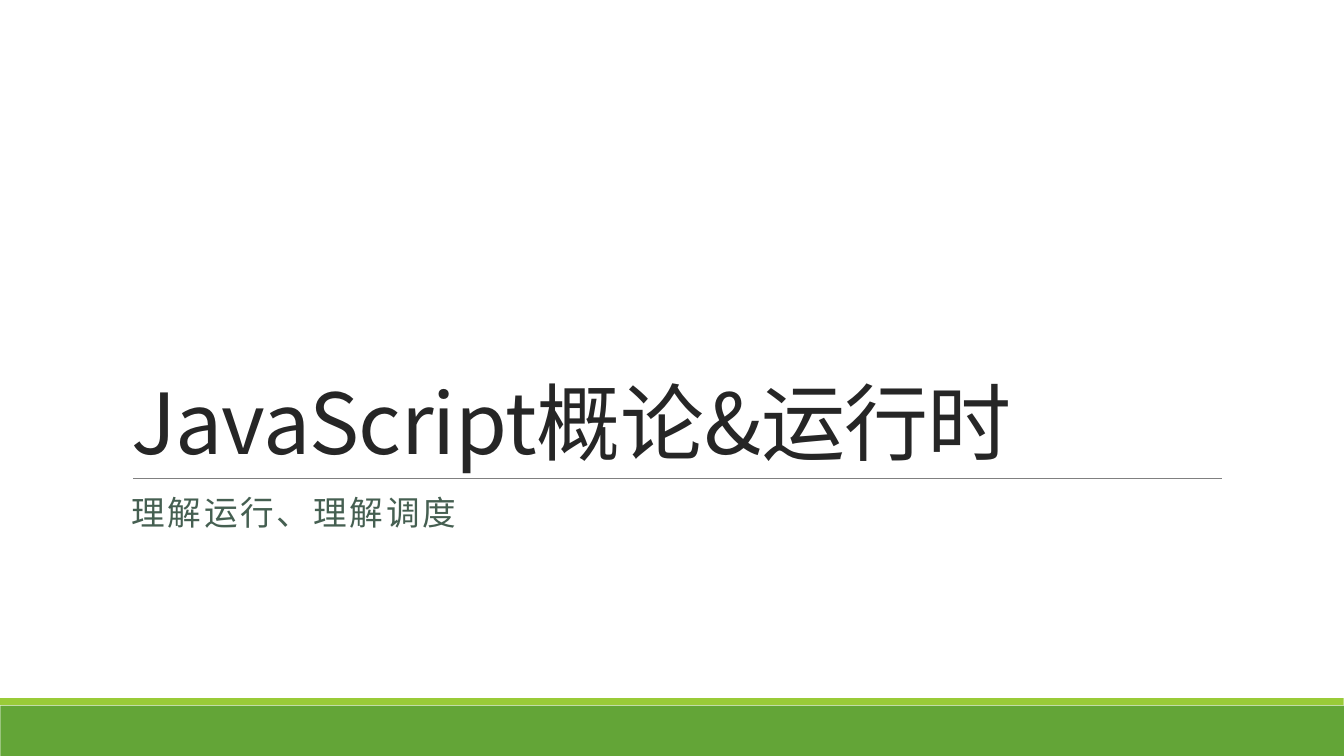
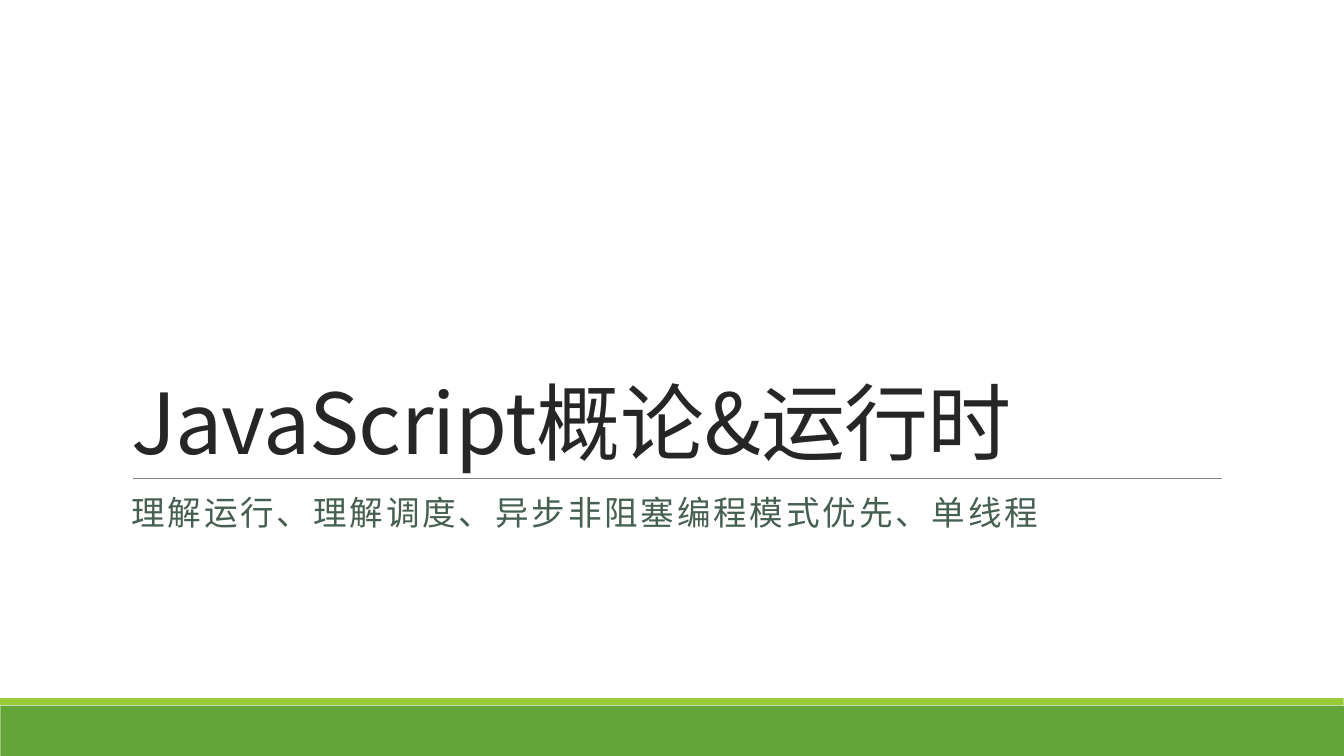
Before and after one commit to lichaozhy/course, a slide deck: slide 1 of js/runtime/runtime.pptx. Drawn at 1344x756 pixels with LibreOffice and Linux fonts; fonts in the diff are those of the drawing. Boxes give left, top, right and bottom in pixels: in the first picture for what was removed or moved away, otherwise in the second. Text is boxed around its words. In the diff, an @@ line names an element or a change of style, - is before the commit and + after.

```diff
--- a/js/runtime/runtime.pptx
+++ b/js/runtime/runtime.pptx
@@ subtitle at box(131, 496, 1038, 528): text changed @@
-理解运行、理解调度
+理解运行、理解调度、异步非阻塞编程模式优先、单线程
```
Also in this commit, not shown: 5 other slides changed.
